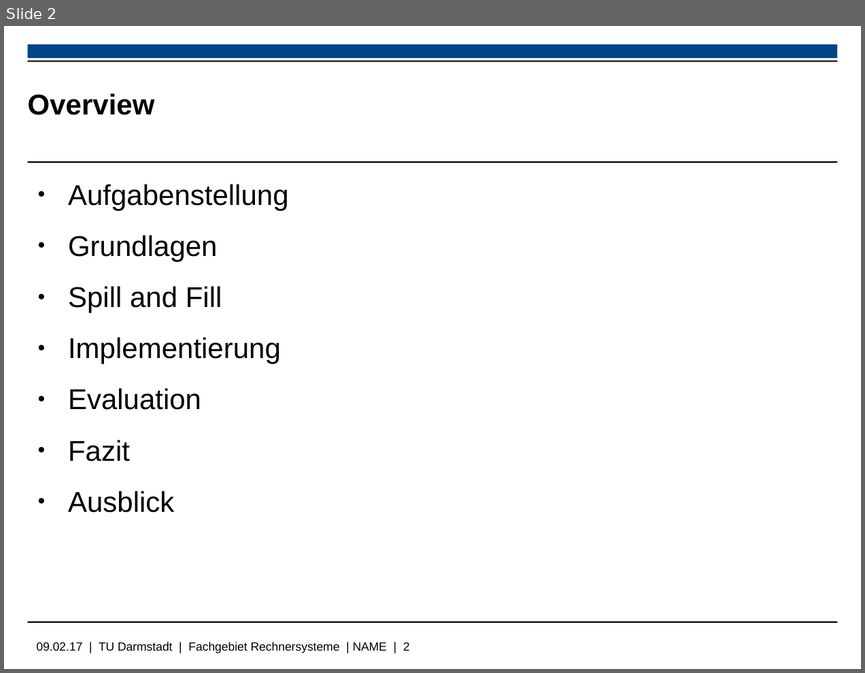
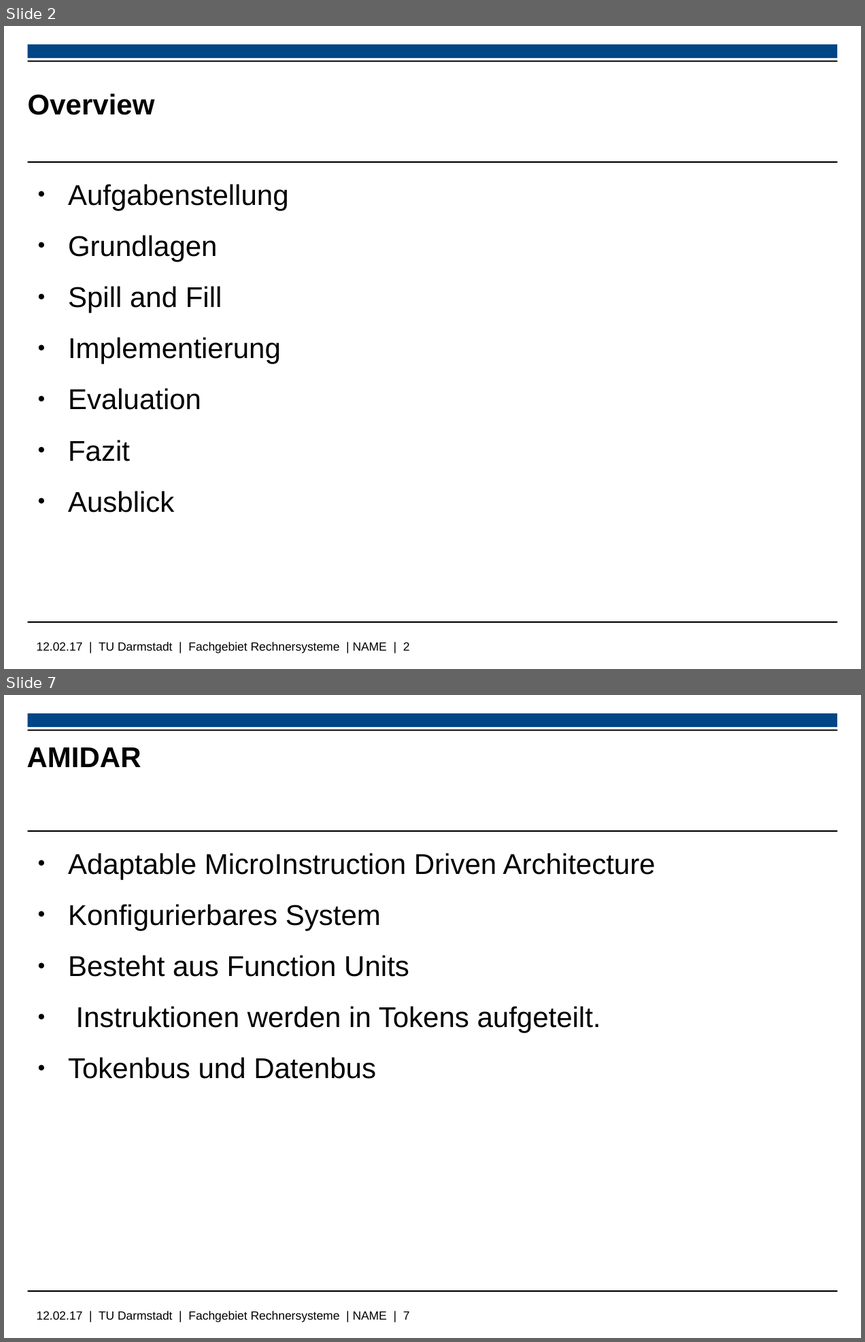
Before and after one commit to Wiero/PS_RS_REPORT, a slide deck: libreoffice_presentation.odp. Shown one above the other, each under a label of ours: slide 2 before the commit, slides 2 and 7 after it; the slides between them are not shown. The pictures are 865x673 and 865x1342 pixels, drawn with LibreOffice and Linux fonts; fonts in the diff are those of the drawing; background and template pictures are left out. Boxes give left, top, right and bottom in pixels: in the first picture for what was removed or moved away, otherwise in the second. Text is boxed around its words. In the diff, an @@ line names an element or a change of style, - is before the commit and + after.

```diff
--- a/libreoffice_presentation.odp
+++ b/libreoffice_presentation.odp
@@ slide 7 added at box(4, 695, 861, 1338), background #FFFFFF; not listed: 5 template elements that a slide beside it also shows @@
@@ title added at box(27, 747, 141, 767), 24 pt, text #000000, bold @@
+AMIDAR
@@ text added at box(68, 853, 655, 1079), 24 pt, text #000000 @@
+● Adaptable MicroInstruction Driven Architecture
+● Konfigurierbares System
+● Besteht aus Function Units
+● Instruktionen werden in Tokens aufgeteilt.
+● Tokenbus und Datenbus
@@ text at box(37, 641, 410, 653): text changed @@
-09.02.17 | TU Darmstadt | Fachgebiet Rechnersysteme | NAME | 2
+12.02.17 | TU Darmstadt | Fachgebiet Rechnersysteme | NAME | 2
```
Also in this commit, not shown: 6 slides changed, 2 other slides added, 3 slides removed, 1 other file.
